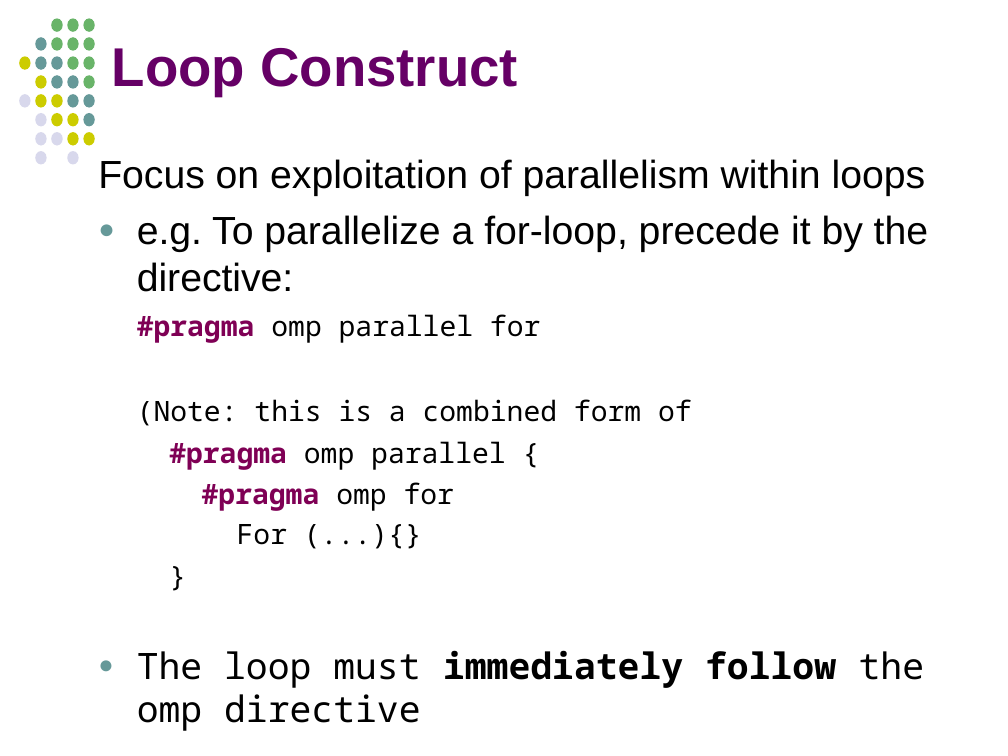
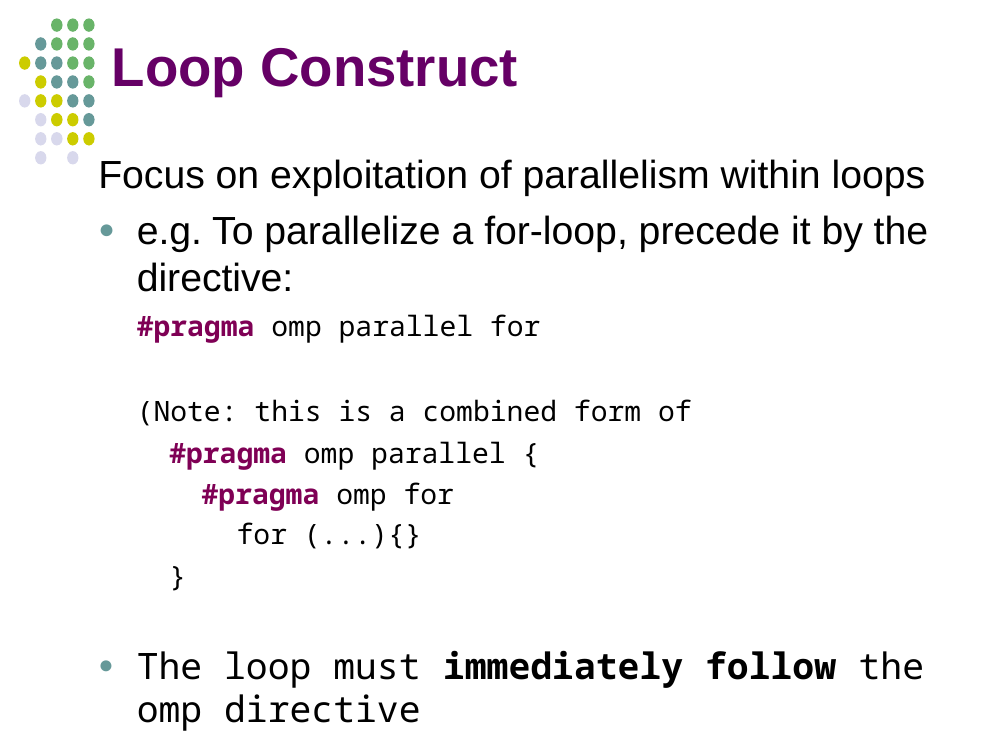
Before and after one commit to jablub/chpc_omp, a slide deck: slide 87 of OpenMP_MKuttel_CHPCWinterSchool2012.odp (slide 85 before the commit). Drawn at 1008x756 pixels with LibreOffice and Linux fonts; fonts in the diff are those of the drawing. Boxes give left, top, right and bottom in pixels: in the first picture for what was removed or moved away, otherwise in the second. Text is boxed around its words. In the diff, an @@ line names an element or a change of style, - is before the commit and + after.

```diff
--- a/OpenMP_MKuttel_CHPCWinterSchool2012.odp
+++ b/OpenMP_MKuttel_CHPCWinterSchool2012.odp
@@ text at [237, 522, 287, 545]: text changed @@
-        For (...){}
+        for (...){}
```
Also in this commit, not shown: 43 other slides changed, 28 slides added, 19 slides removed, 20 other files.
